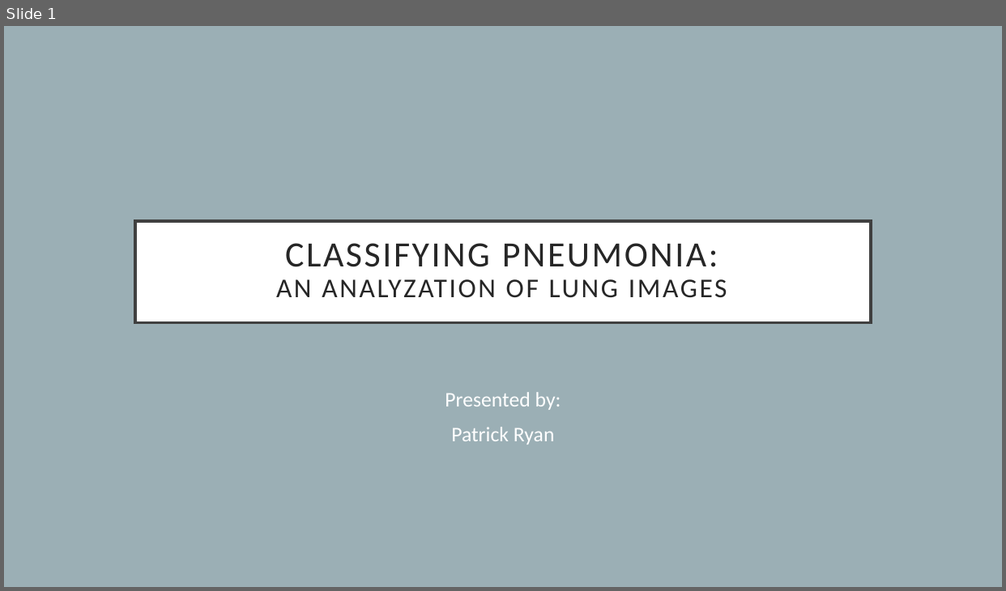
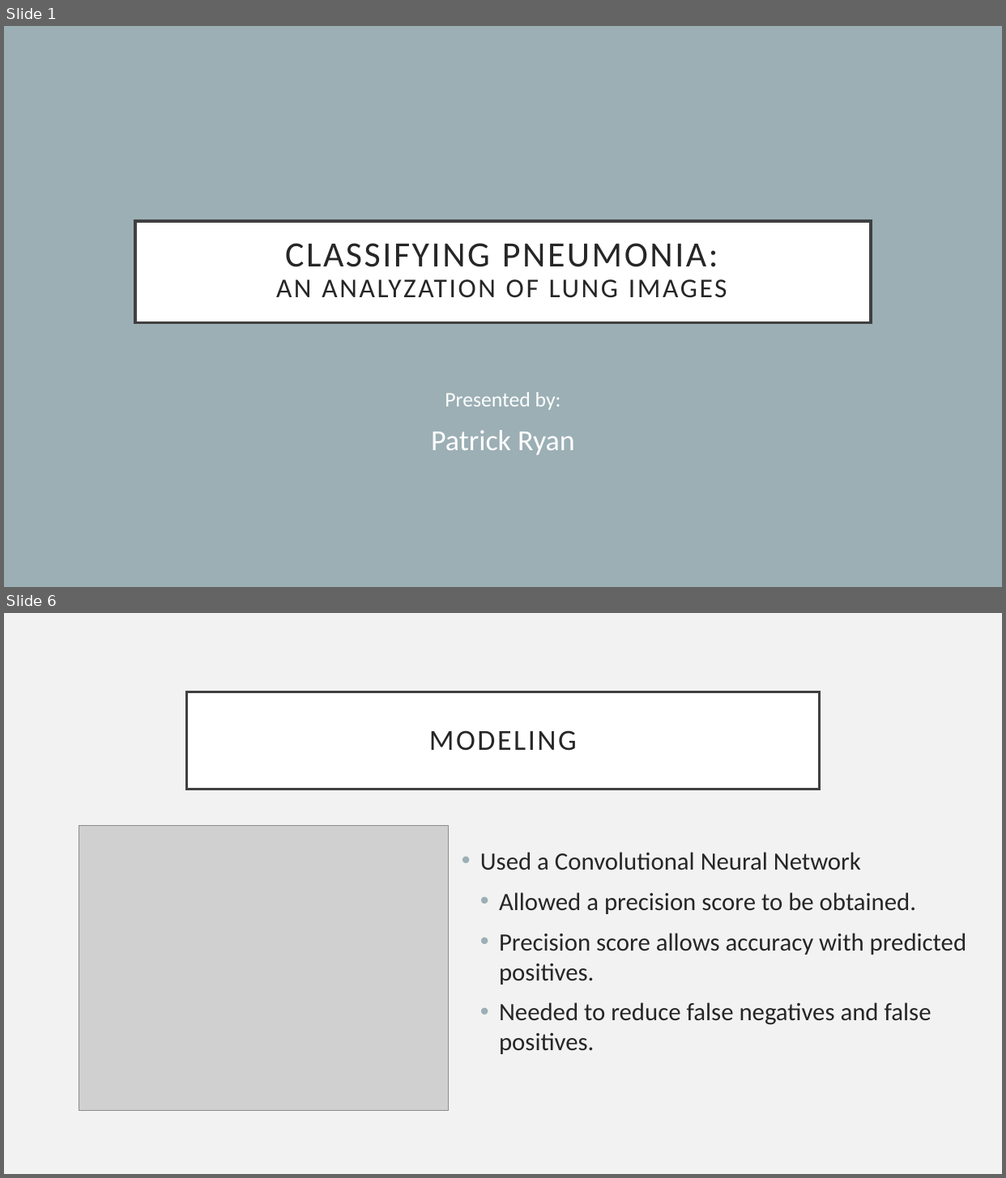
Before and after one commit to PattiCakes59/Chest-X-Ray-Examination, a slide deck: PneumoniaPresentation.pptx. Shown one above the other, each under a label of ours: slide 1 before the commit, slides 1 and 6 after it; the slides between them are not shown. The pictures are 1006x591 and 1006x1178 pixels, drawn with LibreOffice and Linux fonts; fonts in the diff are those of the drawing; grey boxes stand for pictures. Boxes give left, top, right and bottom in pixels: in the first picture for what was removed or moved away, otherwise in the second. Text is boxed around its words. In the diff, an @@ line names an element or a change of style, - is before the commit and + after.

```diff
--- a/PneumoniaPresentation.pptx
+++ b/PneumoniaPresentation.pptx
@@ slide 6 added at (4,613,1002,1174), background #F2F2F2 @@
@@ title added at (187,692,819,789), fill #FFFFFF, outline #404040 2.5 pt, 28 pt, text #262626 @@
+MODELING
@@ picture added at (79,826,448,1112) @@
@@ text added at (480,852,966,1054), 24 pt, text #262626 @@
+• Used a Convolutional Neural Network
+  • Allowed a precision score to be obtained.
+  • Precision score allows accuracy with predicted positives.
+  • Needed to reduce false negatives and false positives.
@@ slide 1 changed as well @@
@@ subtitle at (431,430,575,455): size 20 to 28 pt in "Patrick Ryan" @@
```
Also in this commit, not shown: 4 other slides changed, 4 other slides added, 4 slides removed.
